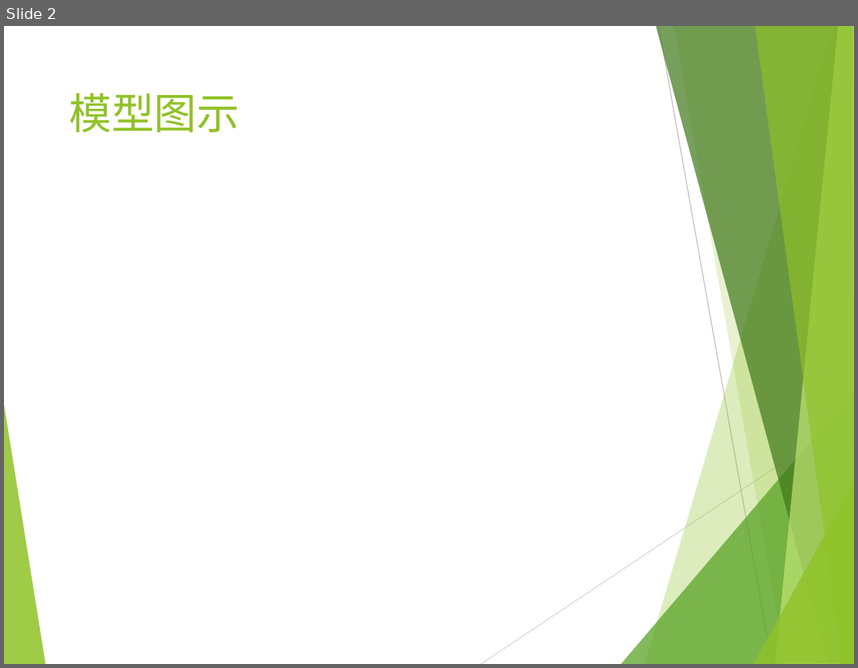
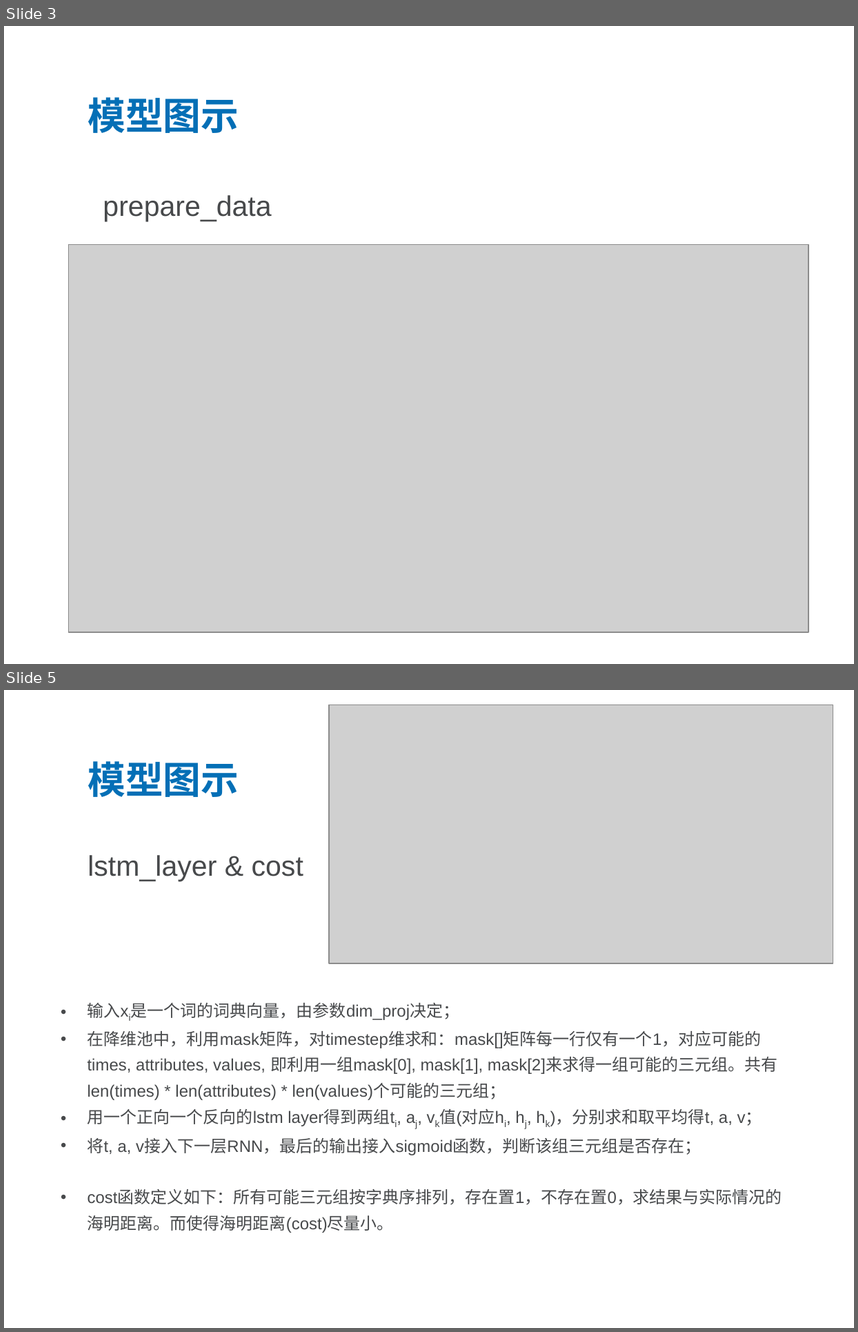
Before and after one commit to BigWhiteDog/AI-assignment, a slide deck: 模型描述.pptx. Shown one above the other, each under a label of ours: slide 2 before the commit, slides 3 and 5 after it; the slides between them are not shown. The pictures are 858x668 and 858x1332 pixels, drawn with LibreOffice and Linux fonts; fonts in the diff are those of the drawing; grey boxes stand for pictures; background and template pictures are left out. Boxes give left, top, right and bottom in pixels: in the first picture for what was removed or moved away, otherwise in the second. Text is boxed around its words. In the diff, an @@ line names an element or a change of style, - is before the commit and + after.

```diff
--- a/模型描述.pptx
+++ b/模型描述.pptx
@@ slide 5 added at (4,690,854,1328), background #FFFFFF; not listed: 1 template element that a slide beside it also shows @@
@@ picture added at (329,705,833,964) @@
@@ title added at (87,761,239,797), 32 pt, text #046FB6, bold @@
+模型图示
@@ text added at (87,855,303,882), 24 pt, text #47494B @@
+lstm_layer & cost
@@ text added at (87,1003,782,1232), 14 pt, text #47494B @@
+• 输入xi是一个词的词典向量，由参数dim_proj决定；
+• 在降维池中，利用mask矩阵，对timestep维求和：mask[]矩阵每一行仅有一个1，对应可能的times, attributes, values, 即利用一组mask[0], mask[1], mask[2]来求得一组可能的三元组。共有len(times) * len(attributes) * len(values)个可能的三元组；
+• 用一个正向一个反向的lstm layer得到两组ti, aj, vk值(对应hi, hj, hk)，分别求和取平均得t, a, v；
+• 将t, a, v接入下一层RNN，最后的输出接入sigmoid函数，判断该组三元组是否存在；
+• cost函数定义如下：所有可能三元组按字典序排列，存在置1，不存在置0，求结果与实际情况的海明距离。而使得海明距离(cost)尽量小。
@@ what was slide 2 is now slide 3 @@
@@ slide 3 changed as well @@
@@ rectangle added at (4,26,854,332), fill #FFFFFF at 74% opacity @@
@@ title "模型图示": place and size @@
-title "模型图示" at (69,93,239,132)
+title "模型图示" at (87,97,239,133)
@@ title "模型图示" at (87,97,239,133): size 36 to 32 pt, font Lato to Montserrat, text colour #90C226 to #046FB6, bold on; line spacing 1 to 0.9; vertical alignment top to bottom @@
@@ text added at (103,195,271,222), 24 pt, text #47494B @@
+prepare_data
@@ picture added at (69,245,809,632) @@
@@ group removed at (4,26,854,664): 8 freeform shapes, 2 lines @@
```
Also in this commit, not shown: 3 other slides changed, 2 other slides added, 8 other files.
